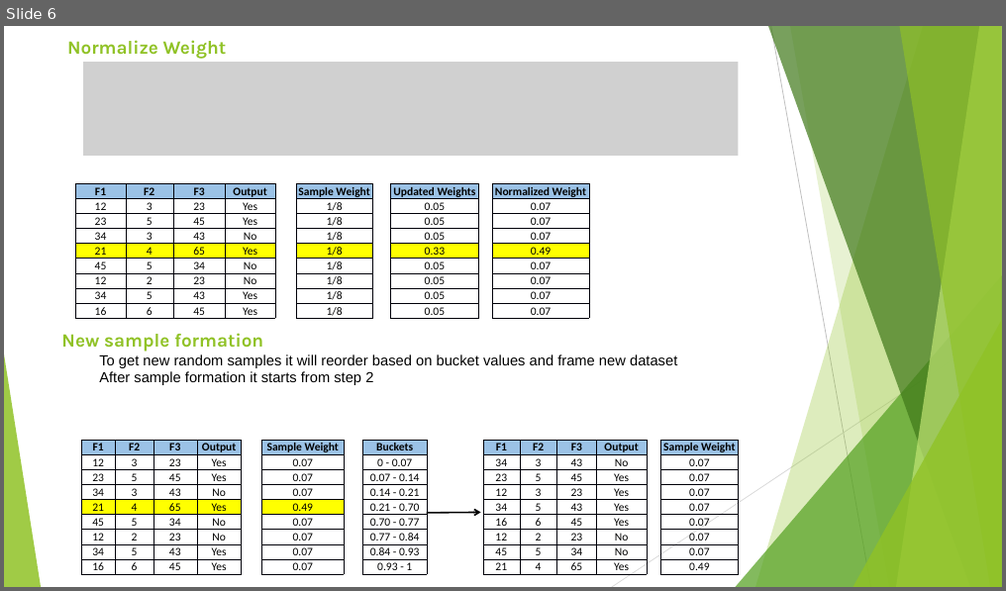
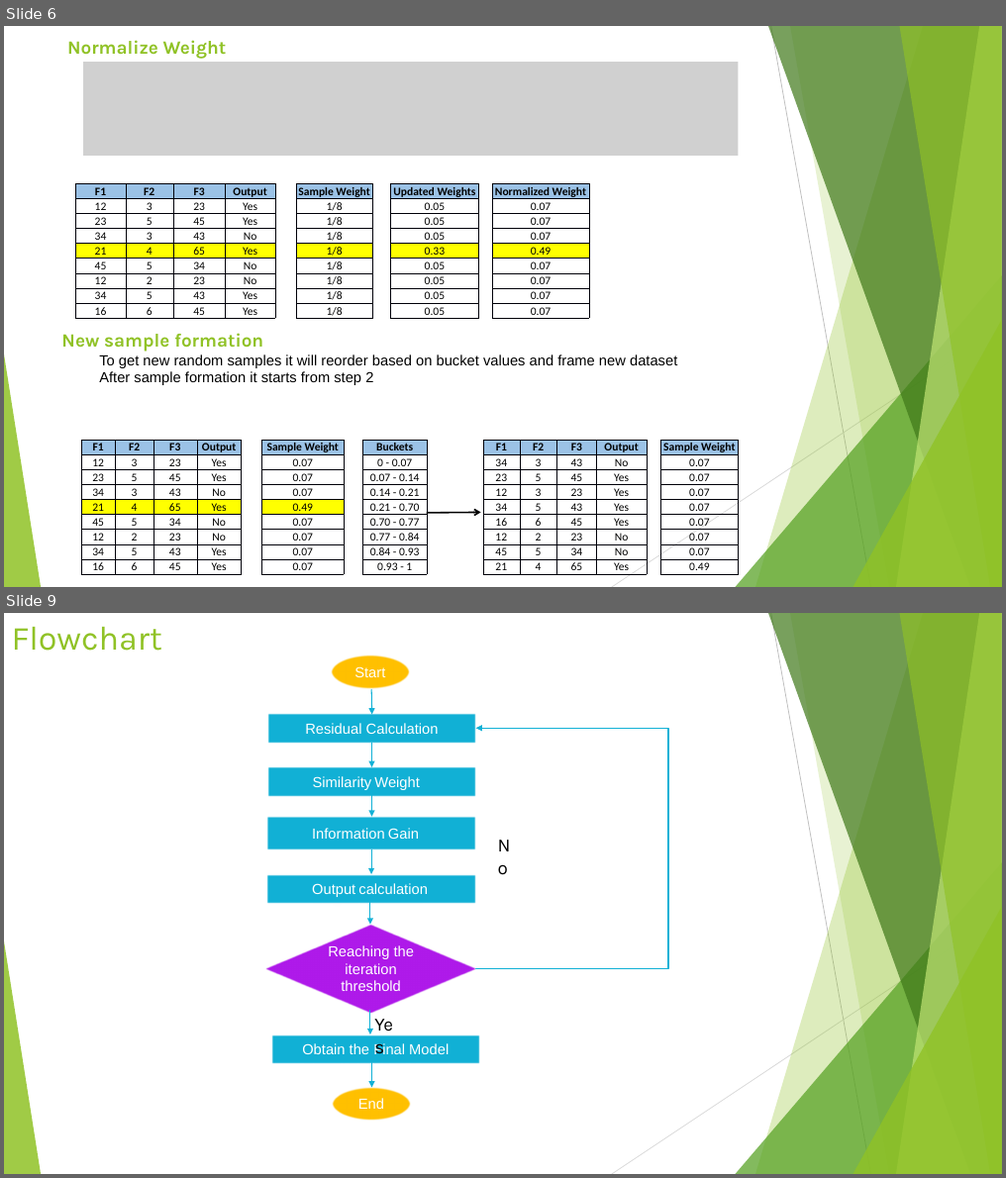
Before and after one commit to DineshC27/Hope-AI, a slide deck: Python/Machine Learning/Regression Assignment/Boosting Algorithm.pptx. Shown one above the other, each under a label of ours: slide 6 before the commit, slides 6 and 9 after it; the slides between them are not shown. The pictures are 1006x591 and 1006x1178 pixels, drawn with LibreOffice and Linux fonts; fonts in the diff are those of the drawing; grey boxes stand for pictures. Boxes give left, top, right and bottom in pixels: in the first picture for what was removed or moved away, otherwise in the second. Text is boxed around its words. In the diff, an @@ line names an element or a change of style, - is before the commit and + after.

```diff
--- a/Python/Machine Learning/Regression Assignment/Boosting Algorithm.pptx
+++ b/Python/Machine Learning/Regression Assignment/Boosting Algorithm.pptx
@@ slide 9 added at [4,613,1002,1174], background #FFFFFF; not listed: 10 template elements that a slide beside it also shows @@
@@ title added at [12,626,162,651], 32.4 pt, text #90C226 @@
+Flowchart
@@ ellipse added at [331,656,409,688], fill #FFC000, 14 pt, text #FFFFFF @@
+Start
@@ arrow added from (371, 689) to (372, 715), #12B1D6 1 pt @@
@@ rectangle added at [267,713,475,743], fill #12B1D6, 14 pt, text #FFFFFF @@
+Residual Calculation
@@ elbow arrow added from (475, 968) to (475, 728), #12B1D6 1 pt @@
@@ arrow added from (371, 743) to (371, 767), #12B1D6 1 pt @@
@@ rectangle added at [267,767,475,796], fill #12B1D6, 14 pt, text #FFFFFF @@
+  Similarity Weight
@@ rectangle added at [267,817,475,851], fill #12B1D6, 14 pt, text #FFFFFF @@
+  Information Gain
@@ arrow added from (371, 792) to (371, 817), #12B1D6 1 pt @@
@@ text added at [491,830,528,861], 18 pt, text #000000 @@
+No
@@ rectangle added at [267,874,475,903], fill #12B1D6, 14 pt, text #FFFFFF @@
+  Output calculation
@@ arrow added from (371, 851) to (371, 874), #12B1D6 1 pt @@
@@ arrow added from (370, 900) to (370, 925), #12B1D6 1 pt @@
@@ diamond added at [263,925,478,1014], fill #AF1AEA, 14 pt, text #FFFFFF @@
+Reaching the iteration threshold
@@ text added at [367,1009,409,1039], 18 pt, text #000000 @@
+Yes
@@ arrow added from (370, 1011) to (370, 1035), #12B1D6 1 pt @@
@@ rectangle added at [272,1035,480,1064], fill #12B1D6, 14 pt, text #FFFFFF @@
+Obtain the Final Model
@@ ellipse added at [333,1087,411,1121], fill #FFC000, 14 pt, text #FFFFFF @@
+End
@@ arrow added from (371, 1062) to (371, 1087), #12B1D6 1 pt @@
```
Also in this commit, not shown: 2 slides changed, 9 other slides added, 2 other files.
